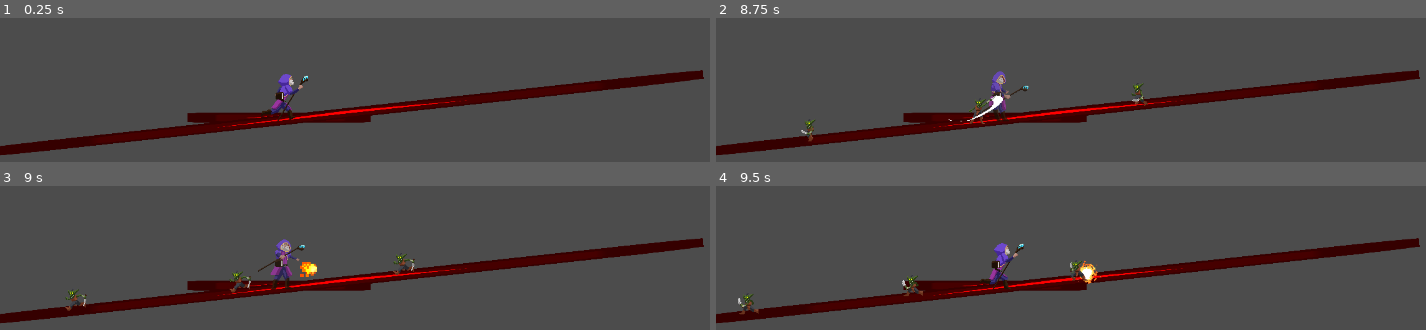
Above: before the commit, frames 1-4 (two rows, left to right).
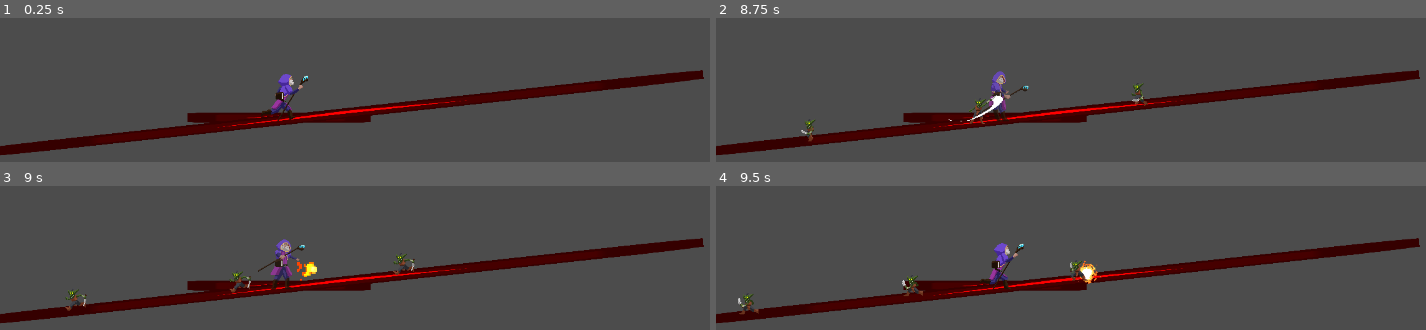
Above: after the commit, the same moments.

Repository: Tuiuiu/gamejaajproject
Game: Godot game, scene res://Scenes/World/World.tscn
Same seed, same stepped clock (60 frames per second), same inputs: the game is played once before the commit and once after it. The engine's default icon, where the game draws it, is replaced by a stand-in: a white triangle on a blue panel in a dark square.
Inputs:
- Up to frame 1 (0.25 s): no input
- Up to frame 2 (8.75 s): tap Enter at 0.5 s; hold Up (ui_up) 0.53-2.03 s; tap B (Spells) at 0.6, 1.55, 2.1, 3.05, 3.8, 4.55, 5.3, 6.05, 6.8, 7.55, 8.1 s; tap F (FAttack) at 1.35 s; hold A 2.03-2.78 s; hold Up (ui_up) 2.78-4.28 s; tap I at 2.85 s; tap R at 3.6 s; hold A 4.28-5.03 s; tap E at 4.35 s; tap Up (ui_up) at 4.52, 6.02, 6.77 s; hold Up (ui_up) 5.03-5.78 s; tap L at 5.1 s; hold A 5.78-7.28 s; tap Z at 5.85 s; tap V at 6.6 s; hold Up (ui_up) from 7.28 s (still down); tap C at 7.35 s
- Up to frame 3 (9 s): keep holding Up (ui_up); tap F (FAttack) at 8.85 s
- Up to frame 4 (9.5 s): keep holding Up (ui_up); tap B (Spells) at 9.05 s

Frames 1-2 are identical in both runs. In frame 3, 0.2% of the frame differs, in the area x 41-45%, y 52-66%; in frame 4, nothing differs.

Commit message:
Adds a new Autoload file to store all levels and return them when needed

Diff:
--- a/GameJaajProject/Scenes/Spells/Black_fireball.tscn
+++ b/GameJaajProject/Scenes/Spells/Black_fireball.tscn
@@ -316,7 +316,7 @@
 scale = Vector2( 1.19478, 1.19478 )
 frames = SubResource( 62 )
 animation = "Cast"
-frame = 7
+frame = 20
 playing = true
 
 [node name="CollisionShape2D" type="CollisionShape2D" parent="."]
--- a/GameJaajProject/Scenes/Spells/Green_fireball.tscn
+++ b/GameJaajProject/Scenes/Spells/Green_fireball.tscn
@@ -436,7 +436,7 @@
 scale = Vector2( 3.52839, 3.52839 )
 frames = SubResource( 92 )
 animation = "Cast"
-frame = 16
+frame = 22
 playing = true
 
 [node name="CollisionShape2D" type="CollisionShape2D" parent="."]
--- a/GameJaajProject/Scenes/Spells/Red_fireball.tscn
+++ b/GameJaajProject/Scenes/Spells/Red_fireball.tscn
@@ -317,7 +317,7 @@
 scale = Vector2( 2.6875, 2.6875 )
 frames = SubResource( 62 )
 animation = "Cast"
-frame = 25
+frame = 16
 playing = true
 
 [node name="CollisionShape2D" type="CollisionShape2D" parent="."]
--- a/GameJaajProject/Scenes/World/EnemiesSpawner.gd
+++ b/GameJaajProject/Scenes/World/EnemiesSpawner.gd
@@ -4,13 +4,15 @@
 onready var waitTime = 2.0
 var timer
 var countLeft
-var enemiesList = [2.0, 0, 2.0, 0, 2.0, 0]
+var enemiesList
 var enemies = [preload("res://Scenes/Enemies/Goblin/Goblin.tscn")]
+var levelHandler
 
 signal level_over
 
 func _ready():
     timer = $Timer
+    levelHandler = get_node("/root/LevelHandler")
 
 func _process(delta):
     if (countLeft == 0):
@@ -22,7 +24,7 @@
     var clone = enemies[enemyIndex].instance()
     add_child(clone)
 
-func start(level):
+func start():
     countLeft = 1
     spawn_level()
 
@@ -32,6 +34,7 @@
             enemy.queue_free()
 
 func spawn_level():
+    enemiesList = levelHandler.get_current_level()
     for i in range(enemiesList.size()/2):
         var index = 2*i
         timer.wait_time = enemiesList[index]
--- /dev/null
+++ b/GameJaajProject/Scenes/World/LevelHandler.gd
@@ -0,0 +1,19 @@
+extends Node
+
+var currentLevel = 0
+var levels = [
+    [2.0, 0, 2.0, 0, 2.0, 0],
+    [0.5, 0, 0.5, 0, 0.5, 0, 0.5, 0, 0.5, 0]
+]
+
+func _ready():
+    pass # Replace with function body.
+
+func get_level(level):
+    return levels[level]
+
+func get_current_level():
+    return levels[currentLevel]
+
+func next_level():
+    currentLevel = ((currentLevel + 1) % levels.size())
--- a/GameJaajProject/Scenes/World/World_Controller.gd
+++ b/GameJaajProject/Scenes/World/World_Controller.gd
@@ -3,26 +3,26 @@
 var spawner
 var activeSpells
 var player
-var active_level
+onready var levelHandler = get_node("/root/LevelHandler")
 
 # Called when the node enters the scene tree for the first time.
 func _ready():
     spawner = $Enemies
     activeSpells = $Spells
     player = $Player
-    active_level = 0
     spawner.connect("level_over", self, "level_over_handler")
-    start_level(active_level)
+    start_level()
 
 func reset():
     spawner.reset()
     for spell in activeSpells.get_children():
         spell.queue_free()
 
-func start_level(level):
-    spawner.start(level)
+func start_level():
+    spawner.start()
 
 func level_over_handler():
     print("Level is Over! Reset and restart")
     reset()
-    start_level(active_level)
+    levelHandler.next_level()
+    start_level()
--- a/GameJaajProject/project.godot
+++ b/GameJaajProject/project.godot
@@ -18,6 +18,10 @@
 config/name="Game Jaaj Project"
 run/main_scene="res://Scenes/World/World.tscn"
 config/icon="res://icon.png"
+
+[autoload]
+
+LevelHandler="*res://Scenes/World/LevelHandler.gd"
 
 [display]
 
